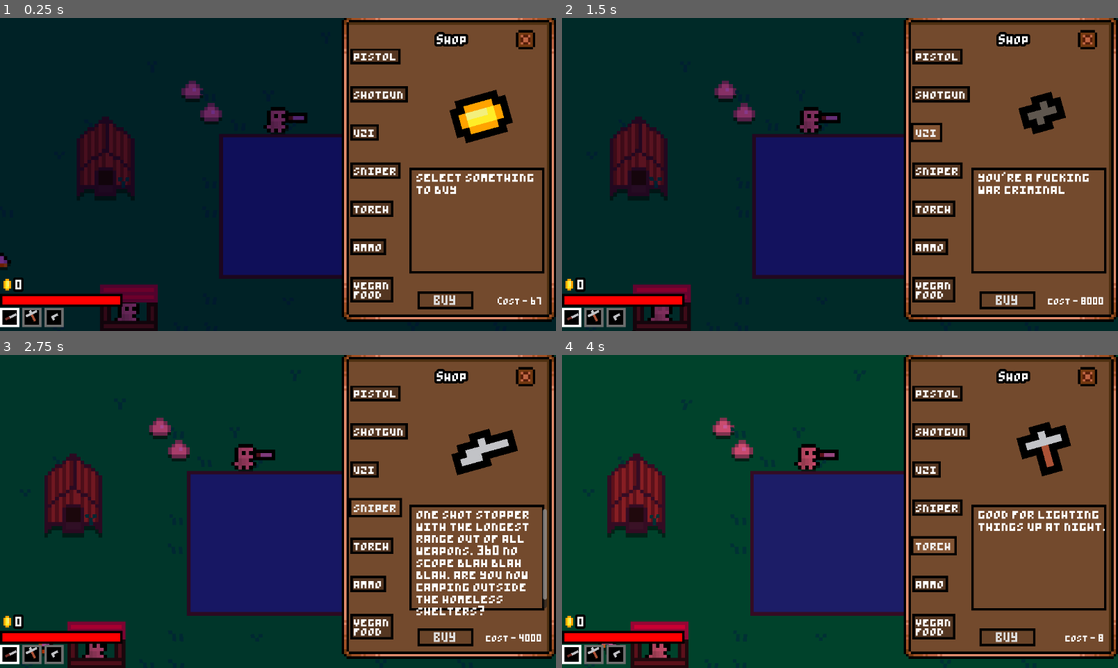
Above: before the commit, frames 1-4 (two rows, left to right).
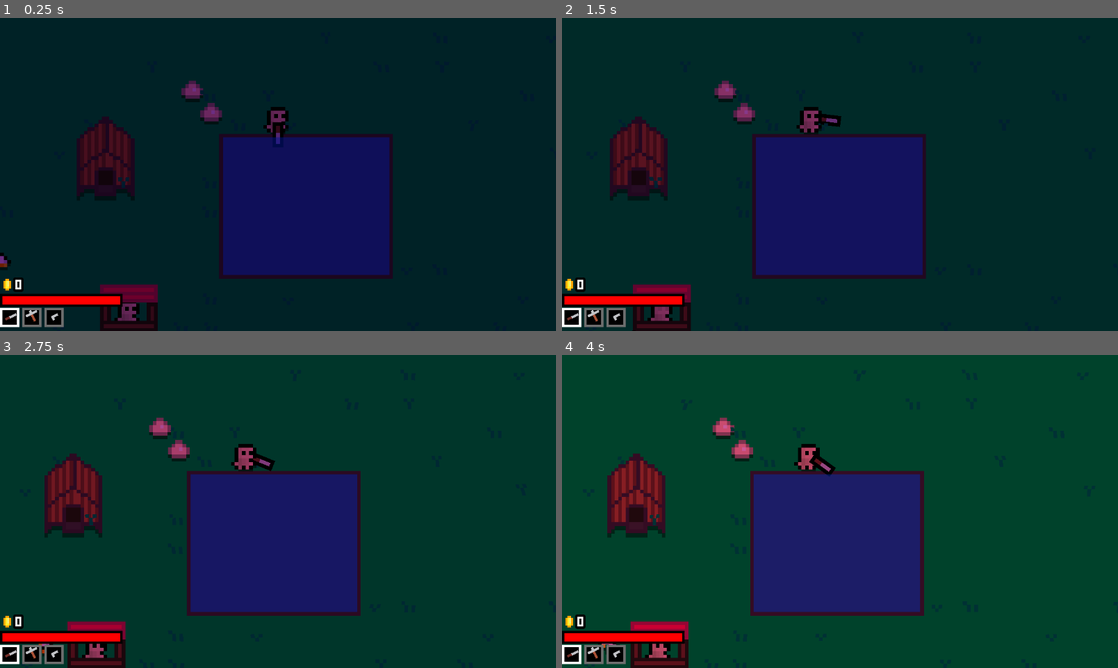
Above: after the commit, the same moments.

Repository: ArandomPsi/farmingsim
Game: Godot game, scene res://scenes/testmap.tscn
Two runs of this game, one before a commit and one after it. Both use one fixed random seed, a clock stepped at 60 frames per second and the inputs below. The project has no main scene, so this scene is started directly. The engine's default icon, where the game draws it, is replaced by a stand-in: a white triangle on a blue panel in a dark square.
Inputs (mouse positions are in pixels of both pictures, inside the frame that each line leads up to):
- Up to frame 1 (0.25 s): no input
- Up to frame 2 (1.5 s): click (940, 93) at 0.5 s, where only the run before the commit has a clickable "shotgun"; click (928, 130) at 1.25 s, where only the run before the commit has a clickable "uzi"
- Up to frame 3 (2.75 s): click (378, 508) at 2 s, where only the run before the commit has a clickable "sniper"
- Up to frame 4 (4 s): click (940, 392) at 2.75 s, where only the run before the commit has a clickable "pistol"; click (934, 545) at 3.5 s, where only the run before the commit has a clickable "torch"

The runs differ from the first frame. In frame 1, 38% of the frame differs, in the area x 49-100%, y 0-98%; in frame 2, 38%; in frame 3, 38%; in frame 4, 38%, in the area x 44-100%, y 0-98%.

Commit message:
blah blah blah

Diff:
--- a/scenes/building/fence.tscn
+++ b/scenes/building/fence.tscn
@@ -1,14 +1,21 @@
-[gd_scene load_steps=4 format=3 uid="uid://dcansat13jeje"]
+[gd_scene load_steps=7 format=3 uid="uid://dcansat13jeje"]
 
+[ext_resource type="Script" uid="uid://ba1dku1l2vixb" path="res://script/vfx/minable.gd" id="1_67lcc"]
 [ext_resource type="Texture2D" uid="uid://bejol81nj8qu3" path="res://assets/buildings/fence.png" id="1_m0u22"]
+[ext_resource type="Resource" uid="uid://c6aynamh88je7" path="res://assets/inventoryresources/wood.tres" id="2_72btj"]
 [ext_resource type="Texture2D" uid="uid://b4l21tu8qbucs" path="res://icon.svg" id="2_vs7qp"]
 
 [sub_resource type="RectangleShape2D" id="RectangleShape2D_vs7qp"]
 size = Vector2(164, 28)
 
+[sub_resource type="CircleShape2D" id="CircleShape2D_72btj"]
+radius = 22.0227
+
 [node name="fence" type="Node2D"]
+script = ExtResource("1_67lcc")
+helditem = ExtResource("2_72btj")
 
-[node name="Sprite2D" type="Sprite2D" parent="."]
+[node name="sprite" type="Sprite2D" parent="."]
 texture_filter = 1
 scale = Vector2(7, 7)
 texture = ExtResource("1_m0u22")
@@ -28,3 +35,10 @@
 [node name="VisibleOnScreenEnabler2D" type="VisibleOnScreenEnabler2D" parent="."]
 position = Vector2(-1, -3.5)
 scale = Vector2(8.1, 3.05)
+
+[node name="Area2D" type="Area2D" parent="."]
+collision_layer = 512
+collision_mask = 0
+
+[node name="CollisionShape2D" type="CollisionShape2D" parent="Area2D"]
+shape = SubResource("CircleShape2D_72btj")
--- a/scenes/player/bullet.tscn
+++ b/scenes/player/bullet.tscn
@@ -20,6 +20,7 @@
 
 [node name="bullet" type="Sprite2D"]
 modulate = Color(1, 0.85, 0, 1)
+z_index = 5
 material = SubResource("CanvasItemMaterial_2as5g")
 scale = Vector2(0.5625, 0.09375)
 texture = SubResource("GradientTexture2D_2as5g")
--- a/scenes/player/player.tscn
+++ b/scenes/player/player.tscn
@@ -594,6 +594,7 @@
 text = "Joe Mama"
 
 [node name="shop" type="NinePatchRect" parent="hud"]
+visible = false
 texture_filter = 1
 anchors_preset = 15
 anchor_right = 1.0
--- a/scenes/ui/craftingmenu.tscn
+++ b/scenes/ui/craftingmenu.tscn
@@ -6,6 +6,7 @@
 [ext_resource type="Resource" uid="uid://c6aynamh88je7" path="res://assets/inventoryresources/wood.tres" id="3_27mhi"]
 [ext_resource type="Resource" uid="uid://dojf2kbqwp0w4" path="res://assets/inventoryresources/rock.tres" id="4_p57f4"]
 [ext_resource type="Resource" uid="uid://p8rs6c7eiqtd" path="res://assets/inventoryresources/round.tres" id="5_p57f4"]
+[ext_resource type="Resource" uid="uid://k287gt68b62u" path="res://assets/inventoryresources/fence.tres" id="6_uvhgi"]
 
 [node name="craftingmenu" type="Control"]
 layout_mode = 3
@@ -45,6 +46,16 @@
 prerequisite2amount = 0
 desc = "one rock for 5 rounds"
 
+[node name="craftingoption3" parent="ScrollContainer/VBoxContainer" instance=ExtResource("1_qfvej")]
+custom_minimum_size = Vector2(30, 80)
+layout_mode = 2
+item = ExtResource("6_uvhgi")
+prerequisite1 = ExtResource("3_27mhi")
+prerequisite1amount = 5
+prerequisite2 = ExtResource("3_27mhi")
+prerequisite2amount = 0
+desc = "5 wood.box people like a fish"
+
 [node name="Label" type="Label" parent="."]
 texture_filter = 1
 layout_mode = 0
--- a/scenes/ui/craftingoption.tscn
+++ b/scenes/ui/craftingoption.tscn
@@ -64,10 +64,18 @@
 vertical_alignment = 1
 
 [node name="prerequisites" type="Label" parent="."]
+texture_filter = 1
 layout_mode = 0
-offset_top = 90.0
-offset_right = 444.0
-offset_bottom = 113.0
+offset_left = 18.0
+offset_top = 65.0
+offset_right = 322.0
+offset_bottom = 88.0
+theme_override_colors/font_shadow_color = Color(0, 0, 0, 0.45098)
+theme_override_constants/shadow_offset_x = 4
+theme_override_fonts/font = ExtResource("2_y0qtg")
+theme_override_font_sizes/font_size = 8
+text = "fadf"
+autowrap_mode = 3
 
 [node name="Button" type="Button" parent="."]
 layout_mode = 0
--- a/script/chicken/egg.gd
+++ b/script/chicken/egg.gd
@@ -6,7 +6,7 @@
 	"color" : Color(1,1,1,1)
 }
 
-@export var mutations = []
+@export var mutations : Array
 
 var hatchtime : float = 30
 var eggtimer : float = hatchtime
--- a/script/player/player.gd
+++ b/script/player/player.gd
@@ -336,7 +336,7 @@
 		"fence":
 			if place:
 				var b = load("res://scenes/building/fence.tscn").instantiate()
-				b.global_position = get_global_mouse_position()
+				b.global_position = $phantom.global_position
 				b.get_child(0).texture = $phantom.texture
 				b.rotation_degrees = snapped(wrapf($pivot.rotation_degrees, 0.0, 360.0), 90.0) + 90
 				b.get_child(0).global_rotation_degrees = 0
@@ -359,9 +359,14 @@
 
 
 				phantom.scale = playerinventory.get_data(weapons[currentweapon], [6]).phantom_scale
-				phantom.global_position = get_global_mouse_position()
-				var maxdist : float = 300
-				phantom.global_position = clamp(phantom.global_position, position - Vector2(maxdist,maxdist), position + Vector2(maxdist,maxdist))
+				phantom.global_position = round(get_global_mouse_position() / 14) * 14
+				var maxdist : float = 180
+				var offset = phantom.global_position - global_position
+
+				if offset.length() > maxdist:
+					offset = offset.normalized() * maxdist
+
+				phantom.global_position = global_position + offset
 				phantom.texture_filter = CanvasItem.TEXTURE_FILTER_NEAREST
 				phantom.modulate.a = 0.5
 
--- a/script/vfx/minable.gd
+++ b/script/vfx/minable.gd
@@ -1,6 +1,6 @@
 extends Node2D
 class_name mineable
-var hp : int = 5
+@export var hp : int = 5
 @export var helditem : invitem
 func getmined():
 	hp -= 1
Not shown: 1 places in scenes/ui/craftingmenu.tscn that only renumber resources
